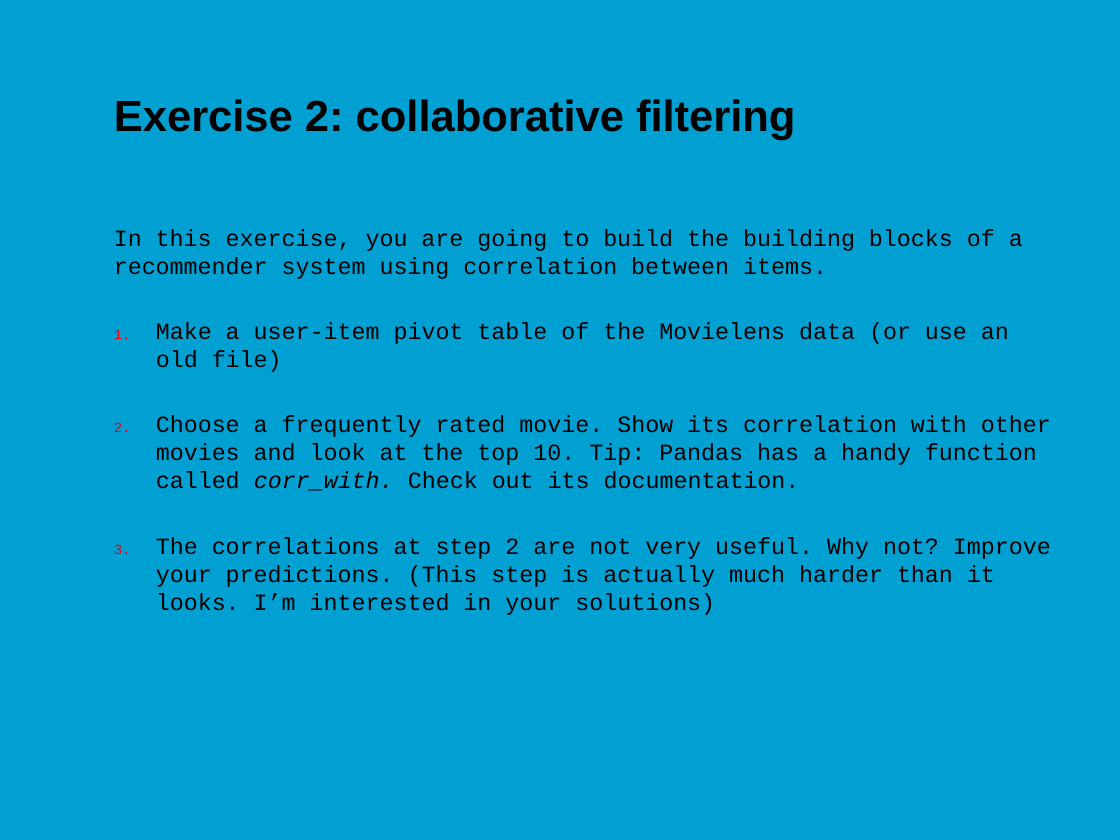
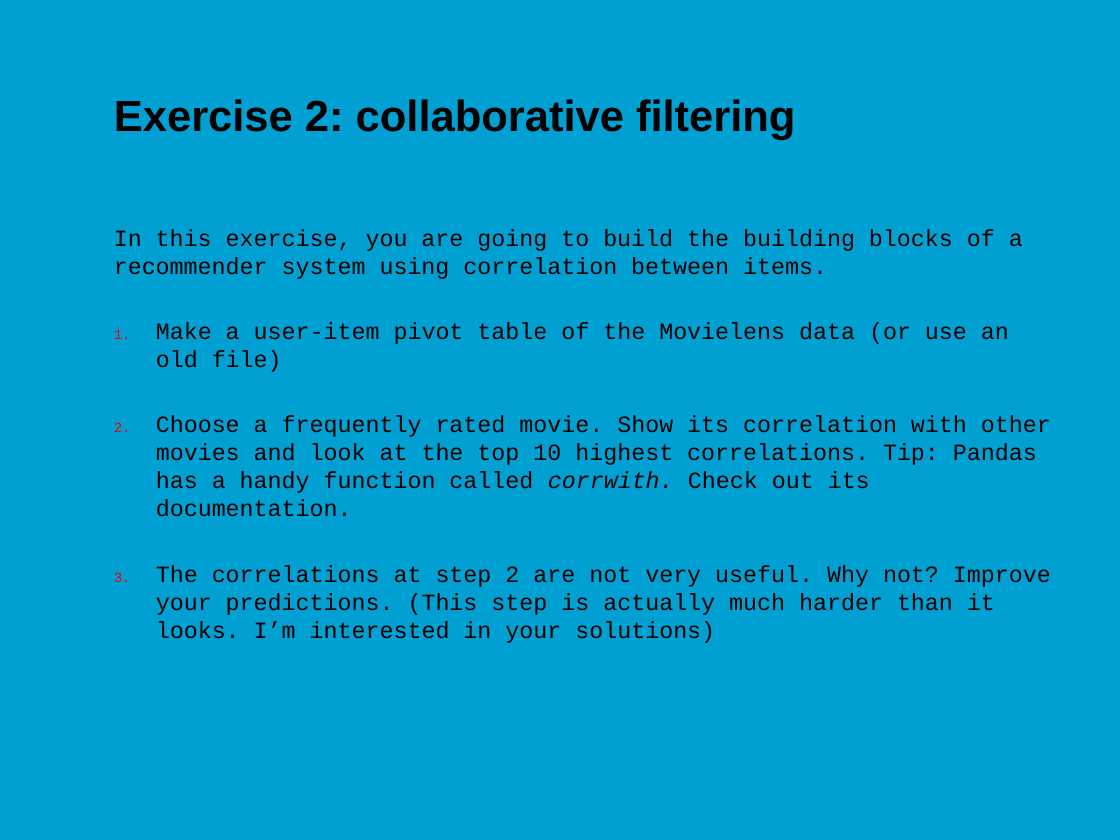
Before and after one commit to jonasmoons/data-driven-learning, a slide deck: slide 11 of slides/ddl-w7l2.pptx. Drawn at 1120x840 pixels with LibreOffice and Linux fonts; fonts in the diff are those of the drawing; background and template pictures are left out. Boxes give left, top, right and bottom in pixels: in the first picture for what was removed or moved away, otherwise in the second. Text is boxed around its words. In the diff, an @@ line names an element or a change of style, - is before the commit and + after.

```diff
--- a/slides/ddl-w7l2.pptx
+++ b/slides/ddl-w7l2.pptx
@@ text at (156,415,1051,517): text changed @@
-2. Choose a frequently rated movie. Show its correlation with other movies and look at the top 10. Tip: Pandas has a handy function called corr_with. Check out its documentation.
+2. Choose a frequently rated movie. Show its correlation with other movies and look at the top 10 highest correlations. Tip: Pandas has a handy function called corrwith. Check out its documentation.
```
Also in this commit, not shown: 1 other slide changed, 3 other files.
